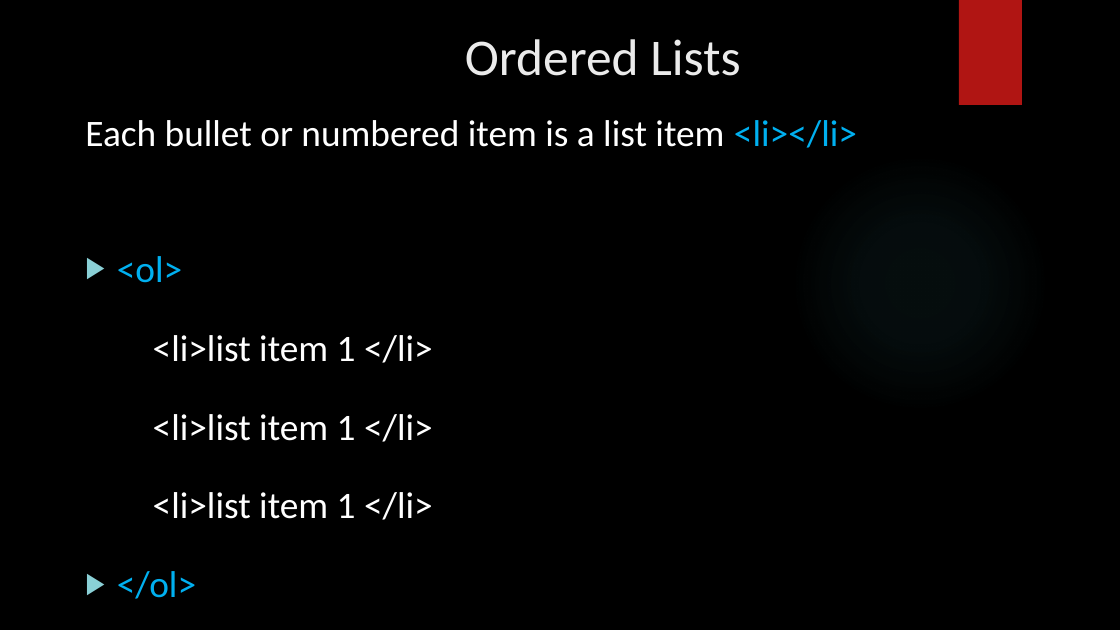
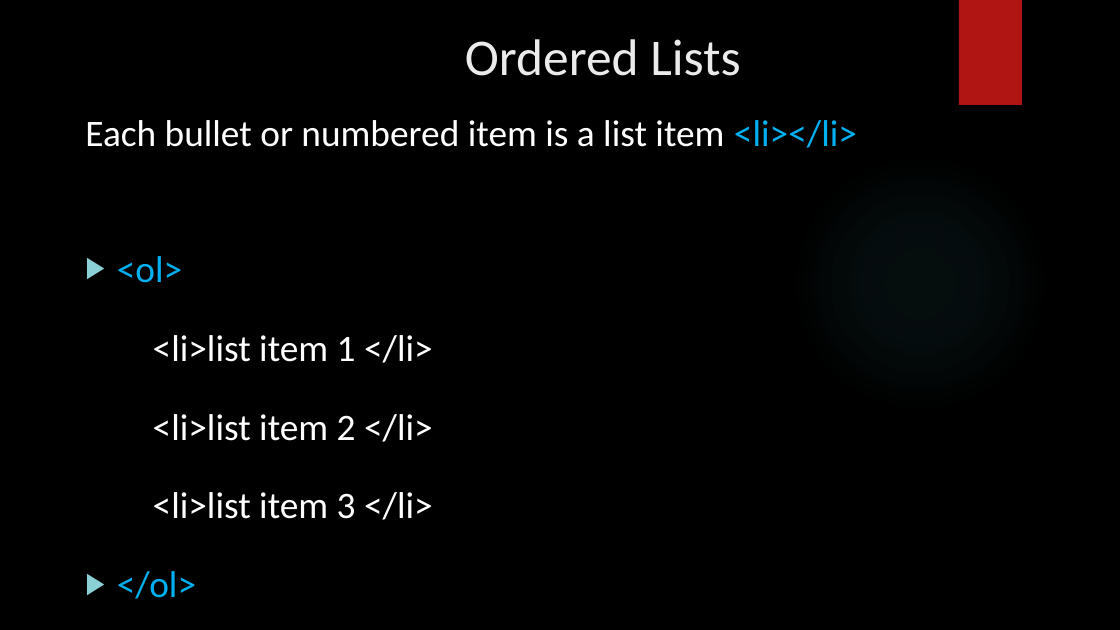
Before and after one commit to BachAmadou/code-lectures, a slide deck: slide 25 of HTML/HTML.pptx (slide 22 before the commit). Drawn at 1120x630 pixels with LibreOffice and Linux fonts; fonts in the diff are those of the drawing; background and template pictures are left out. Boxes give left, top, right and bottom in pixels: in the first picture for what was removed or moved away, otherwise in the second. Text is boxed around its words. In the diff, an @@ line names an element or a change of style, - is before the commit and + after.

```diff
--- a/HTML/HTML.pptx
+++ b/HTML/HTML.pptx
@@ text at (x1=153, y1=414, x2=433, y2=520): text changed @@
-<li>list item 1 </li>
-<li>list item 1 </li>
+<li>list item 2 </li>
+<li>list item 3 </li>
```
Also in this commit, not shown: 7 other slides changed, 6 slides added, 42 other files.
